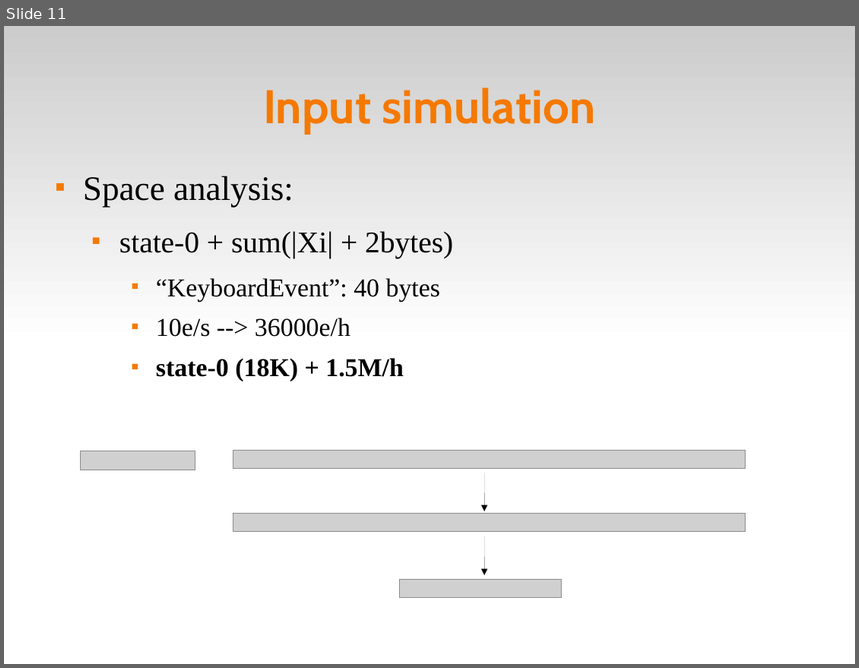
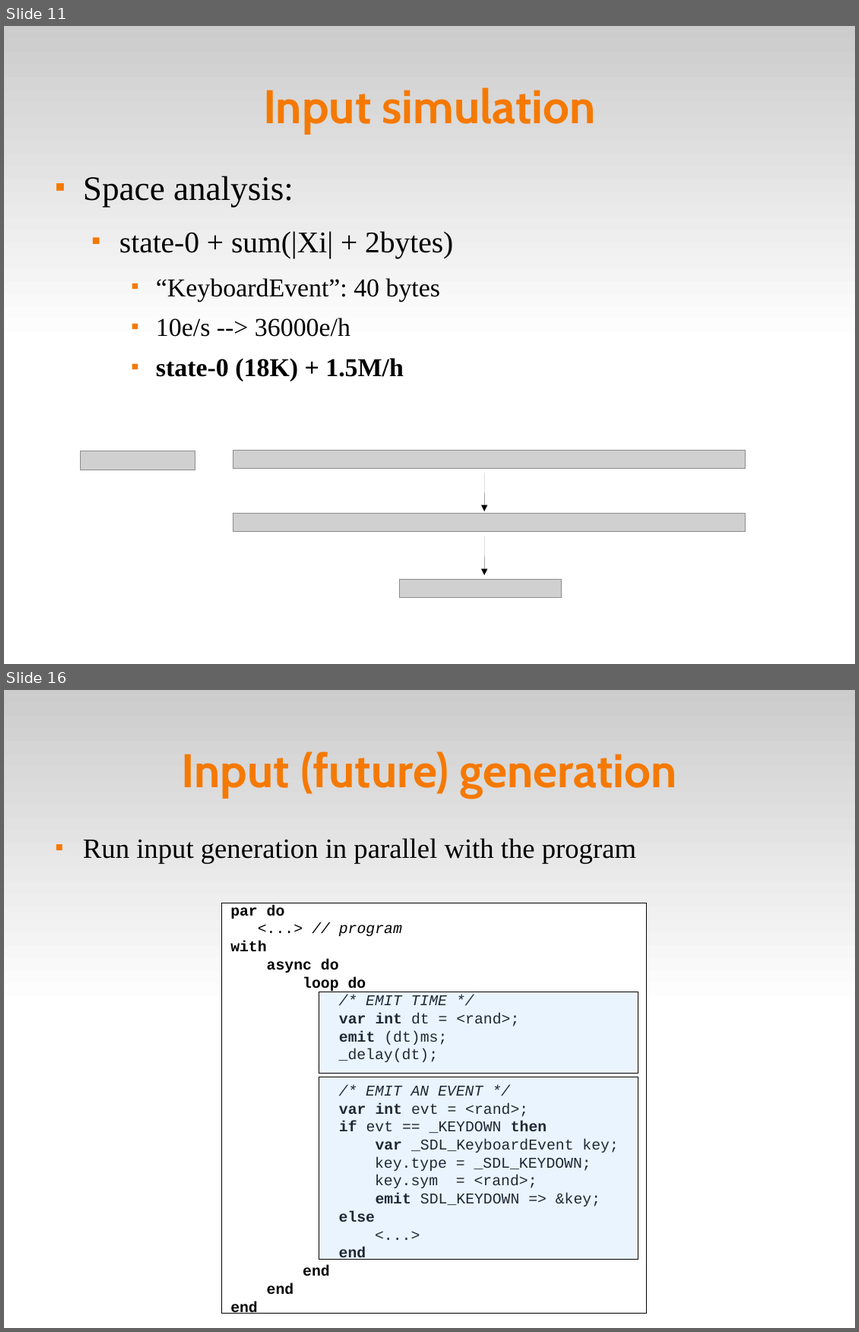
Before and after one commit to fsantanna-no/ceu-docs, a slide deck: TM/ceu_tm.odp. Shown one above the other, each under a label of ours: slide 11 before the commit, slides 11 and 16 after it; the slides between them are not shown. The pictures are 859x668 and 859x1332 pixels, drawn with LibreOffice and Linux fonts; fonts in the diff are those of the drawing; grey boxes stand for pictures. Boxes give left, top, right and bottom in pixels: in the first picture for what was removed or moved away, otherwise in the second. Text is boxed around its words. In the diff, an @@ line names an element or a change of style, - is before the commit and + after.

```diff
--- a/TM/ceu_tm.odp
+++ b/TM/ceu_tm.odp
@@ slide 16 added at [4, 690, 855, 1328], background #FFFFFF; not listed: 1 template element that a slide beside it also shows @@
@@ title added at [182, 752, 677, 798], 44 pt, text #F57900, bold @@
+Input (future) generation
@@ text added at [83, 838, 636, 864], 26 pt, text #000000 @@
+■ Run input generation in parallel with the program
@@ rectangle added at [222, 904, 647, 1314], fill #FFFFFF, outline #000000 0 pt, 14 pt, text #000000 @@
+par do
+<...> // program
+with
+async do
+loop do
+/* EMIT TIME */
+var int dt = <rand>;
+emit (dt)ms;
+_delay(dt);
+/* EMIT AN EVENT */
+var int evt = <rand>;
+if evt == _KEYDOWN then
+var _SDL_KeyboardEvent key;
+key.type = _SDL_KEYDOWN;
+key.sym = <rand>;
+emit SDL_KEYDOWN => &key;
+else
+<...>
+end
+end
+end
+end
@@ rectangle added at [319, 992, 639, 1073], fill #99CCFF at 20% opacity, outline #000000 0 pt @@
@@ rectangle added at [319, 1078, 639, 1260], fill #99CCFF at 20% opacity, outline #000000 0 pt @@
```
Also in this commit, not shown: 7 slides changed, 3 other slides added, 1 slide removed.
